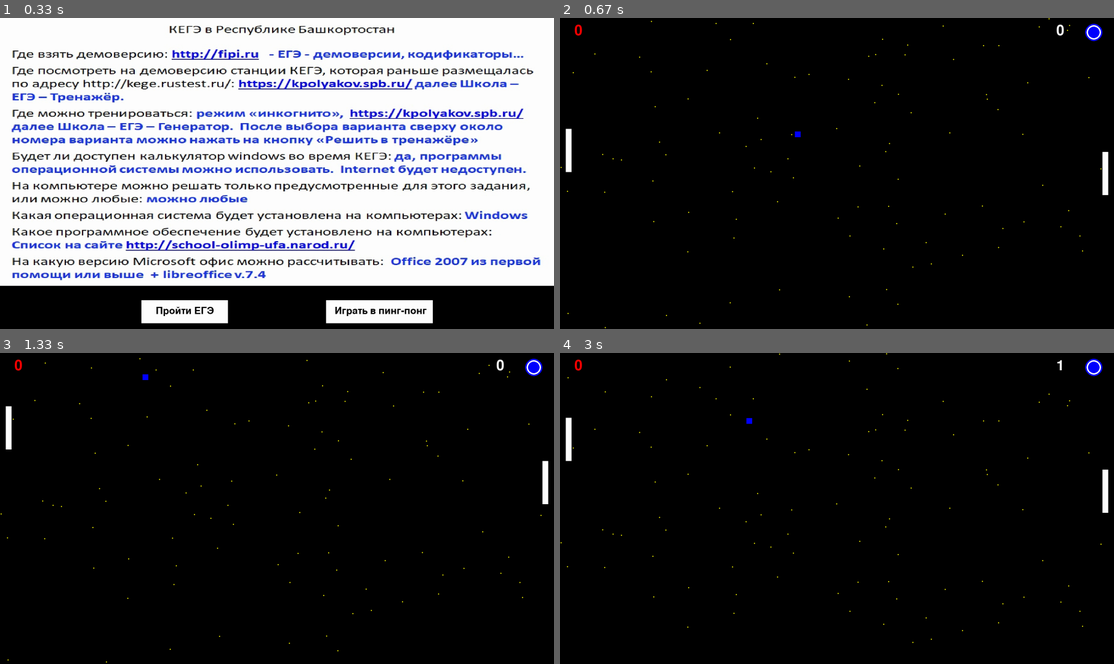
Above: before the commit, frames 1-4 (two rows, left to right).
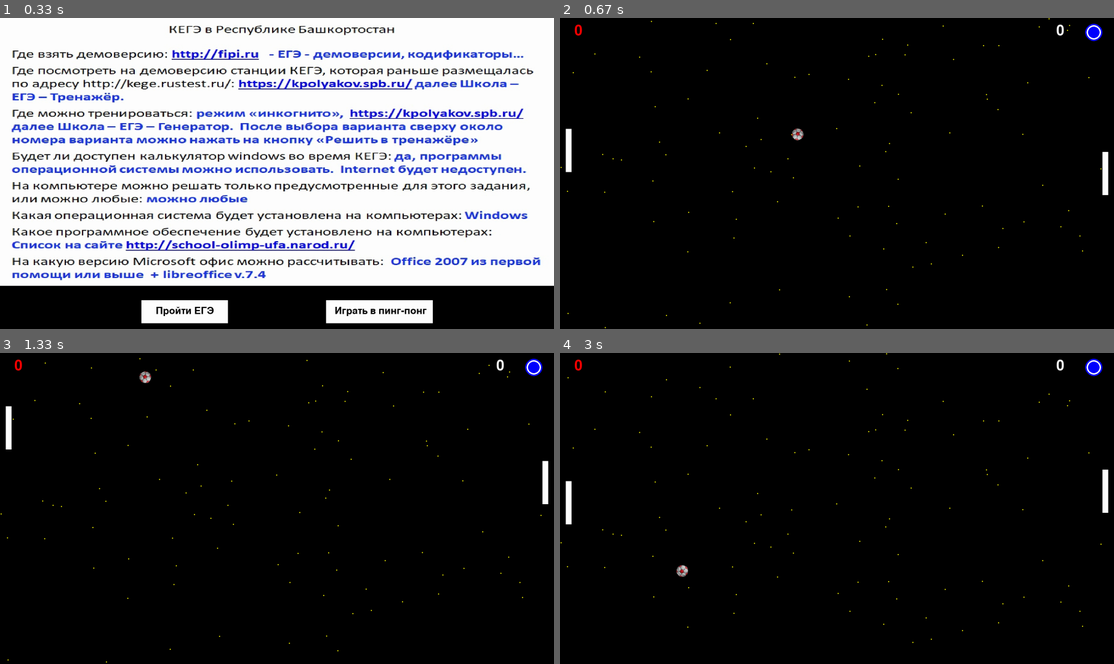
Above: after the commit, the same moments.

Repository: AlexanderGildin/kege_offline
Game: pygame game, started from ping_pong.py
The game is run twice, just before and just after one commit, with the same random seed, the same clock (stepped at 60 frames per second) and the same inputs.
Inputs:
- Up to frame 1 (0.33 s): no input
- Up to frame 2 (0.67 s): click "Играть в пинг-понг" at 0.38 s
- Up to frame 3 (1.33 s): hold Up 0.67-1.13 s; hold Down from 1.17 s (still down)
- Up to frame 4 (3 s): release Down at 1.47 s; hold Up 1.5-1.87 s; hold Down 1.9-2.27 s; hold Up 2.3-2.6 s; hold Down 2.63-2.93 s; hold Up from 2.97 s (still down)

Frame 1 is identical in both runs. In frame 2, less than 0.1% of the frame differs, in the area x 41-44%, y 35-40%; in frame 3, less than 0.1%; in frame 4, 0.4%, in the area x 1-91%, y 1-73%.

Commit message:
Сделал анимацию для мячика и изменил его графику с квадратика на картинку мячика.

Diff:
--- a/ping_pong.py
+++ b/ping_pong.py
@@ -2,15 +2,56 @@
 import random
 import sys
 
-
-
-
 pygame.init()
-
 
 WIDTH, HEIGHT = 1920, 1080
 screen = pygame.display.set_mode((WIDTH, HEIGHT))
 pygame.display.set_caption("Пинг-Понг: Игрок против Бота")
+
+BALL_SIZE = 40
+ball_image = pygame.image.load("ball.png")
+ball_image = pygame.transform.scale(ball_image, (BALL_SIZE, BALL_SIZE))
+
+class Ball(pygame.sprite.Sprite):
+    def __init__(self):
+        super().__init__()
+        self.original_image = ball_image
+        self.image = self.original_image.copy()
+        self.rect = self.image.get_rect()
+        self.rect.center = (WIDTH // 2, HEIGHT // 2)
+        self.speed_x = random.choice([-8, 8])
+        self.speed_y = random.choice([-8, 8])
+        self.angle = 0
+
+    def update(self):
+        global player_score, bot_score
+        self.rect.x += self.speed_x
+        self.rect.y += self.speed_y
+
+
+        if self.speed_x > 0:
+            self.angle -= 10
+        else:
+            self.angle += 10
+
+        self.image = pygame.transform.rotate(self.original_image, self.angle)
+        self.rect = self.image.get_rect(center=self.rect.center)
+
+        if self.rect.top <= 0 or self.rect.bottom >= HEIGHT:
+            self.speed_y *= -1
+
+        if self.rect.left <= 0:
+            player_score += 1
+            self.reset()
+        if self.rect.right >= WIDTH:
+            bot_score += 1
+            self.reset()
+
+    def reset(self):
+        self.rect.center = (WIDTH // 2, HEIGHT // 2)
+        self.speed_x *= random.choice([-1, 1])
+        self.speed_y *= random.choice([-1, 1])
+        self.angle = 0
 
 def draw_text_and_buttons(winner=None, clicked_button=None):
 
@@ -55,7 +96,6 @@
 
 
 PADDLE_WIDTH, PADDLE_HEIGHT = 20, 150
-BALL_SIZE = 20
 
 
 font = pygame.font.Font(None, 74)
@@ -86,37 +126,6 @@
             self.rect.y += self.speed
 
 
-class Ball(pygame.sprite.Sprite):
-    def __init__(self):
-        super().__init__()
-        self.image = pygame.Surface((BALL_SIZE, BALL_SIZE))
-        self.image.fill(BLUE)
-        self.rect = self.image.get_rect()
-        self.rect.center = (WIDTH // 2, HEIGHT // 2)
-        self.speed_x = random.choice([-8, 8])
-        self.speed_y = random.choice([-8, 8])
-
-    def update(self):
-        global player_score, bot_score
-        self.rect.x += self.speed_x
-        self.rect.y += self.speed_y
-
-        if self.rect.top <= 0 or self.rect.bottom >= HEIGHT:
-            self.speed_y *= -1
-
-        if self.rect.left <= 0:
-            player_score += 1
-            self.reset()
-        if self.rect.right >= WIDTH:
-            bot_score += 1
-            self.reset()
-
-    def reset(self):
-        self.rect.center = (WIDTH // 2, HEIGHT // 2)
-        self.speed_x *= random.choice([-1, 1])
-        self.speed_y *= random.choice([-1, 1])
-
-
 def toggle_music():
     global music_on
     if music_on:
@@ -156,6 +165,7 @@
 
 exam_button = pygame.Rect(WIDTH // 3 - 150, HEIGHT - 100, 300, 80)
 play_button = pygame.Rect(2 * WIDTH // 3 - 150, HEIGHT - 100, 370, 80)
+
 
 
 running = True
Binary file added: ball.png
